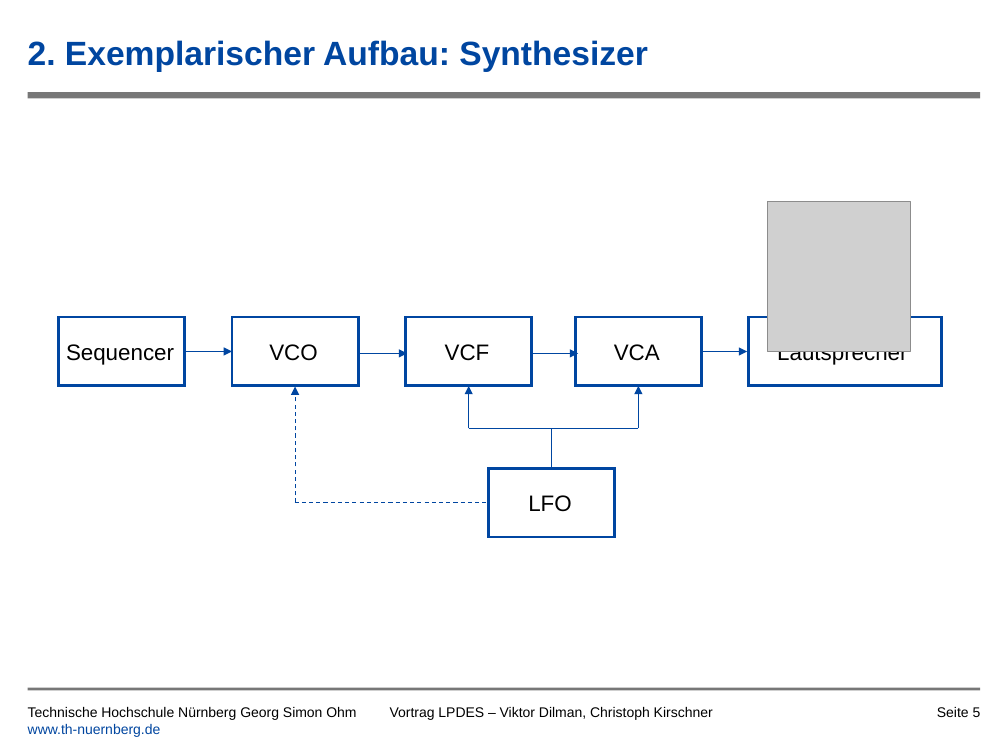
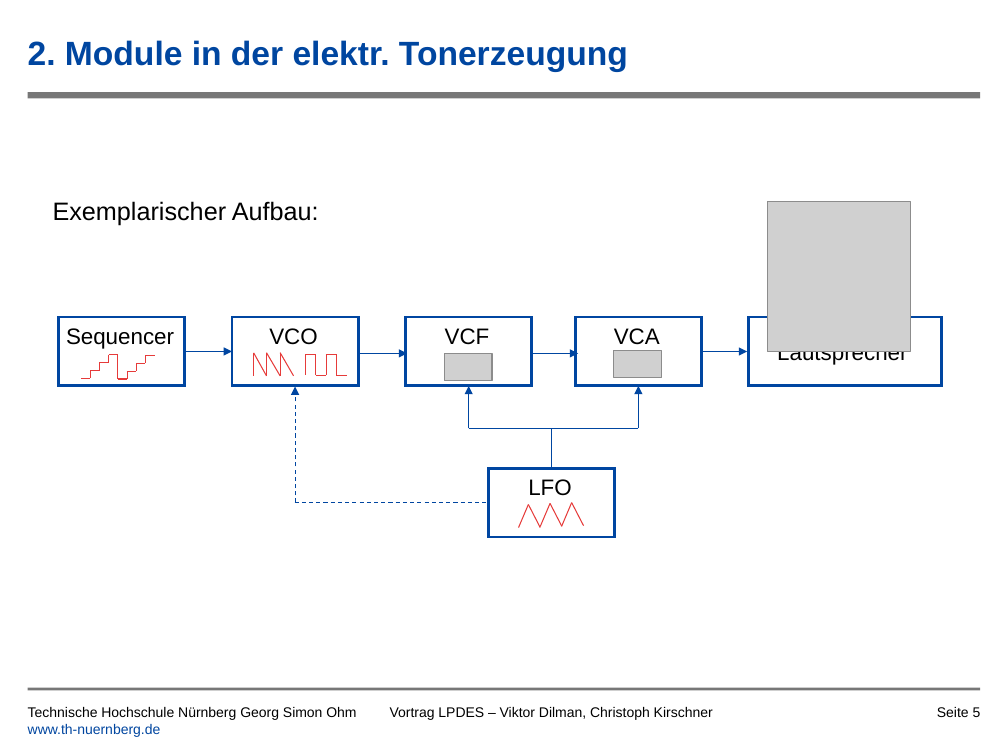
Before and after one commit to tsedlmeier/Synthesizer, a slide deck: slide 5 of Vortrag/Leiterplatte_als_Musikinstrument_Kirschner_Dilman.pptx. Drawn at 1008x756 pixels with LibreOffice and Linux fonts; fonts in the diff are those of the drawing; grey boxes stand for pictures; background and template pictures are left out. Boxes give left, top, right and bottom in pixels: in the first picture for what was removed or moved away, otherwise in the second. Text is boxed around its words. In the diff, an @@ line names an element or a change of style, - is before the commit and + after.

```diff
--- a/Vortrag/Leiterplatte_als_Musikinstrument_Kirschner_Dilman.pptx
+++ b/Vortrag/Leiterplatte_als_Musikinstrument_Kirschner_Dilman.pptx
@@ title at bbox=[28, 40, 628, 72]: text changed @@
-2. Exemplarischer Aufbau: Synthesizer
+2. Module in der elektr. Tonerzeugung
@@ text added at bbox=[53, 201, 319, 225], 18 pt, text #000000 @@
+Exemplarischer Aufbau:
@@ group added at bbox=[254, 353, 293, 376]: 6 lines @@
@@ picture added at bbox=[445, 354, 493, 381] @@
@@ picture added at bbox=[614, 351, 662, 378] @@
@@ group added at bbox=[81, 355, 155, 379]: 15 lines @@
@@ group added at bbox=[305, 355, 348, 375]: 9 lines @@
@@ vertical alignment middle to top in 5 elements at bbox=[66, 328, 174, 349], bbox=[269, 328, 317, 345], bbox=[445, 328, 490, 345], bbox=[614, 328, 660, 345], bbox=[528, 479, 571, 496] @@
@@ group added at bbox=[518, 503, 584, 527]: 6 lines @@
```
Also in this commit, not shown: 5 other slides changed, 2 slides added, 1 other file.
